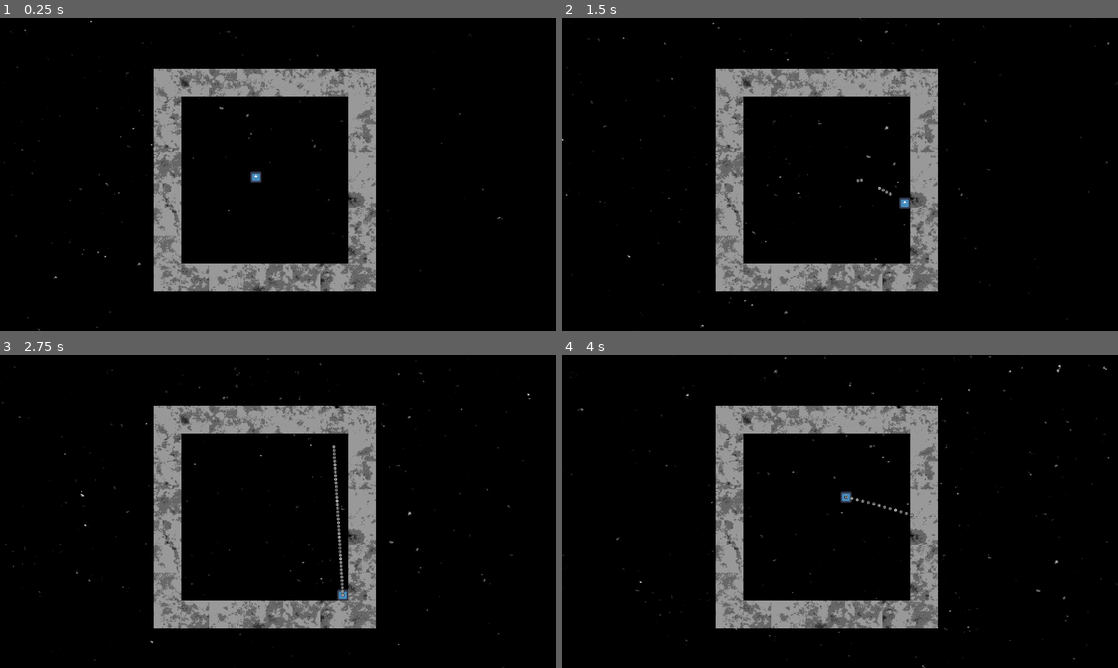
Above: before the commit, frames 1-4 (two rows, left to right).
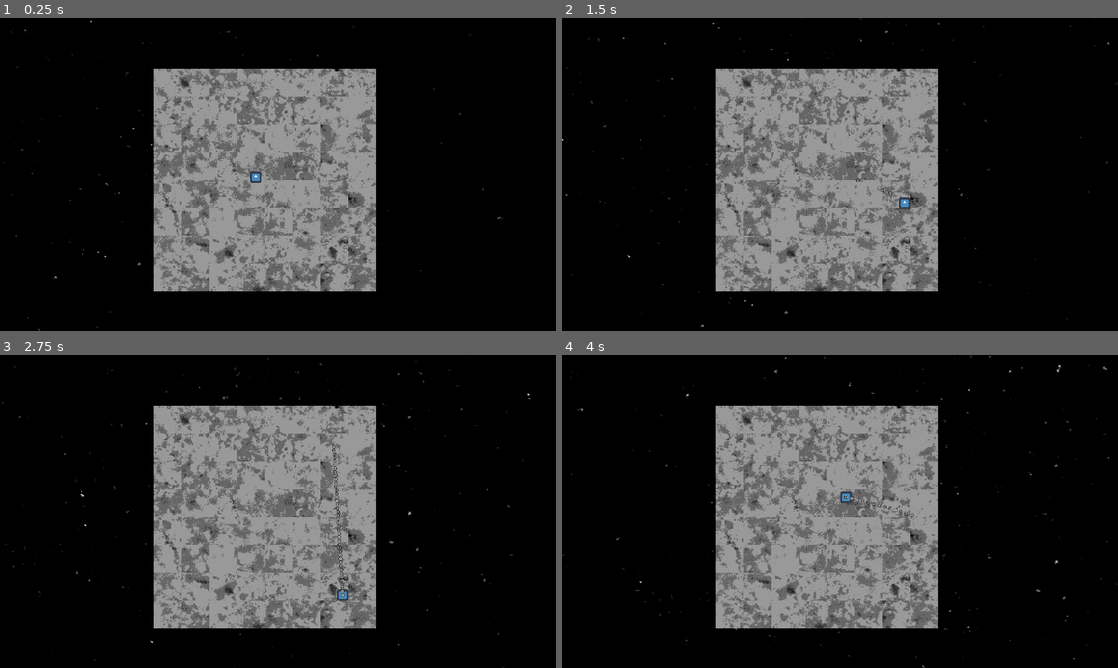
Above: after the commit, the same moments.

Repository: Indivicivet/ludumdare54
Game: Godot game, scene res://ludumdare54.tscn
The game is run twice, just before and just after one commit, with the same random seed, the same clock (stepped at 60 frames per second) and the same inputs. The engine's default icon, where the game draws it, is replaced by a stand-in: a white triangle on a blue panel in a dark square.
Inputs (mouse positions are in pixels of both pictures, inside the frame that each line leads up to):
- Up to frame 1 (0.25 s): no input
- Up to frame 2 (1.5 s): move the mouse to (962, 158) at 0.52 s; press the mouse at (962, 158) at 0.53 s; hold Right (right) 0.53-1.28 s; move the mouse to (728, 190) at 1.27 s; release the mouse at (728, 190) at 1.28 s; hold Down (down) from 1.28 s (still down); click (728, 190) at 1.35 s
- Up to frame 3 (2.75 s): move the mouse to (333, 442) at 2.02 s; release Down (down) at 2.03 s; press the mouse at (333, 442) at 2.03 s; hold Right (right) from 2.03 s (still down)
- Up to frame 4 (4 s): move the mouse to (812, 574) at 2.77 s; release Right (right) at 2.78 s; release the mouse at (812, 574) at 2.78 s; hold Up (up) 2.78-3.53 s; click (812, 574) at 2.85 s; move the mouse to (1006, 558) at 3.52 s; press the mouse at (1006, 558) at 3.53 s; hold Left (left) from 3.53 s (still down)

The runs differ from the first frame. In frame 1, 16% of the frame differs, in the area x 32-63%, y 25-79%; in frame 2, 16%; in frame 3, 16%; in frame 4, 16%.

Commit message:
add floor_or_block tiles with collision off

Diff:
--- /dev/null
+++ b/floor_or_block.tscn
@@ -0,0 +1,20 @@
+[gd_scene load_steps=4 format=3 uid="uid://telbw0j0atkg"]
+
+[ext_resource type="Texture2D" uid="uid://dm7cxf1pr2r2f" path="res://graphics/tex3_0001__P2000288.png" id="1_627vw"]
+[ext_resource type="Script" path="res://scripts/blocksprite.gd" id="2_jgymb"]
+
+[sub_resource type="RectangleShape2D" id="RectangleShape2D_0201y"]
+size = Vector2(64, 64)
+
+[node name="floor_or_block" type="StaticBody2D"]
+position = Vector2(0, -1)
+
+[node name="tilesprite" type="Sprite2D" parent="."]
+texture = ExtResource("1_627vw")
+region_enabled = true
+region_rect = Rect2(24, 24, 64, 64)
+script = ExtResource("2_jgymb")
+
+[node name="CollisionShape2D" type="CollisionShape2D" parent="."]
+shape = SubResource("RectangleShape2D_0201y")
+disabled = true
--- a/ludumdare54.tscn
+++ b/ludumdare54.tscn
@@ -6,6 +6,7 @@
 [ext_resource type="Script" path="res://scripts/player.gd" id="4_niys2"]
 [ext_resource type="Script" path="res://scripts/gun1.gd" id="5_1et4n"]
 [ext_resource type="Texture2D" uid="uid://dql0beg06i55b" path="res://graphics/icon.svg" id="5_5p1cn"]
+[ext_resource type="PackedScene" uid="uid://telbw0j0atkg" path="res://floor_or_block.tscn" id="7_p865s"]
 
 [node name="Node2D" type="Node2D"]
 
@@ -113,6 +114,116 @@
 
 [node name="block_solid72" parent="many_blocks" instance=ExtResource("3_d706m")]
 position = Vector2(224, 224)
+
+[node name="manytiles" type="Node2D" parent="."]
+
+[node name="floor_or_block" parent="manytiles" instance=ExtResource("7_p865s")]
+position = Vector2(450, 213)
+
+[node name="floor_or_block2" parent="manytiles" instance=ExtResource("7_p865s")]
+position = Vector2(514, 213)
+
+[node name="floor_or_block3" parent="manytiles" instance=ExtResource("7_p865s")]
+position = Vector2(578, 213)
+
+[node name="floor_or_block4" parent="manytiles" instance=ExtResource("7_p865s")]
+position = Vector2(642, 213)
+
+[node name="floor_or_block5" parent="manytiles" instance=ExtResource("7_p865s")]
+position = Vector2(706, 213)
+
+[node name="floor_or_block6" parent="manytiles" instance=ExtResource("7_p865s")]
+position = Vector2(770, 213)
+
+[node name="floor_or_block7" parent="manytiles" instance=ExtResource("7_p865s")]
+position = Vector2(450, 277)
+
+[node name="floor_or_block8" parent="manytiles" instance=ExtResource("7_p865s")]
+position = Vector2(514, 277)
+
+[node name="floor_or_block9" parent="manytiles" instance=ExtResource("7_p865s")]
+position = Vector2(578, 277)
+
+[node name="floor_or_block10" parent="manytiles" instance=ExtResource("7_p865s")]
+position = Vector2(642, 277)
+
+[node name="floor_or_block11" parent="manytiles" instance=ExtResource("7_p865s")]
+position = Vector2(706, 277)
+
+[node name="floor_or_block12" parent="manytiles" instance=ExtResource("7_p865s")]
+position = Vector2(770, 277)
+
+[node name="floor_or_block13" parent="manytiles" instance=ExtResource("7_p865s")]
+position = Vector2(450, 341)
+
+[node name="floor_or_block14" parent="manytiles" instance=ExtResource("7_p865s")]
+position = Vector2(514, 341)
+
+[node name="floor_or_block15" parent="manytiles" instance=ExtResource("7_p865s")]
+position = Vector2(578, 341)
+
+[node name="floor_or_block16" parent="manytiles" instance=ExtResource("7_p865s")]
+position = Vector2(642, 341)
+
+[node name="floor_or_block17" parent="manytiles" instance=ExtResource("7_p865s")]
+position = Vector2(706, 341)
+
+[node name="floor_or_block18" parent="manytiles" instance=ExtResource("7_p865s")]
+position = Vector2(770, 341)
+
+[node name="floor_or_block19" parent="manytiles" instance=ExtResource("7_p865s")]
+position = Vector2(450, 405)
+
+[node name="floor_or_block20" parent="manytiles" instance=ExtResource("7_p865s")]
+position = Vector2(514, 405)
+
+[node name="floor_or_block21" parent="manytiles" instance=ExtResource("7_p865s")]
+position = Vector2(578, 405)
+
+[node name="floor_or_block22" parent="manytiles" instance=ExtResource("7_p865s")]
+position = Vector2(642, 405)
+
+[node name="floor_or_block23" parent="manytiles" instance=ExtResource("7_p865s")]
+position = Vector2(706, 405)
+
+[node name="floor_or_block24" parent="manytiles" instance=ExtResource("7_p865s")]
+position = Vector2(770, 405)
+
+[node name="floor_or_block25" parent="manytiles" instance=ExtResource("7_p865s")]
+position = Vector2(450, 469)
+
+[node name="floor_or_block26" parent="manytiles" instance=ExtResource("7_p865s")]
+position = Vector2(514, 469)
+
+[node name="floor_or_block27" parent="manytiles" instance=ExtResource("7_p865s")]
+position = Vector2(578, 469)
+
+[node name="floor_or_block28" parent="manytiles" instance=ExtResource("7_p865s")]
+position = Vector2(642, 469)
+
+[node name="floor_or_block29" parent="manytiles" instance=ExtResource("7_p865s")]
+position = Vector2(706, 469)
+
+[node name="floor_or_block30" parent="manytiles" instance=ExtResource("7_p865s")]
+position = Vector2(770, 469)
+
+[node name="floor_or_block31" parent="manytiles" instance=ExtResource("7_p865s")]
+position = Vector2(450, 533)
+
+[node name="floor_or_block32" parent="manytiles" instance=ExtResource("7_p865s")]
+position = Vector2(514, 533)
+
+[node name="floor_or_block33" parent="manytiles" instance=ExtResource("7_p865s")]
+position = Vector2(578, 533)
+
+[node name="floor_or_block34" parent="manytiles" instance=ExtResource("7_p865s")]
+position = Vector2(642, 533)
+
+[node name="floor_or_block35" parent="manytiles" instance=ExtResource("7_p865s")]
+position = Vector2(706, 533)
+
+[node name="floor_or_block36" parent="manytiles" instance=ExtResource("7_p865s")]
+position = Vector2(770, 533)
 
 [node name="player" type="CharacterBody2D" parent="."]
 position = Vector2(589, 366)
Not shown: 1 places in ludumdare54.tscn that only renumber resources
